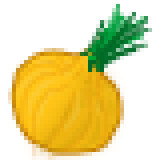
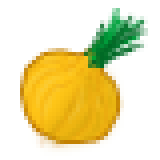
Revision of a layered w=160, h=160 image; what changed, layer by layer:
painted on "Слой 4" over (80, 4, 152, 72)
painted on "Слой 3" over (16, 40, 116, 156)
painted on "Слой 1" over (12, 52, 112, 160)
painted on "Слой 2" over (16, 52, 136, 160)
painted on "Фигура 3" over (8, 28, 124, 156)
